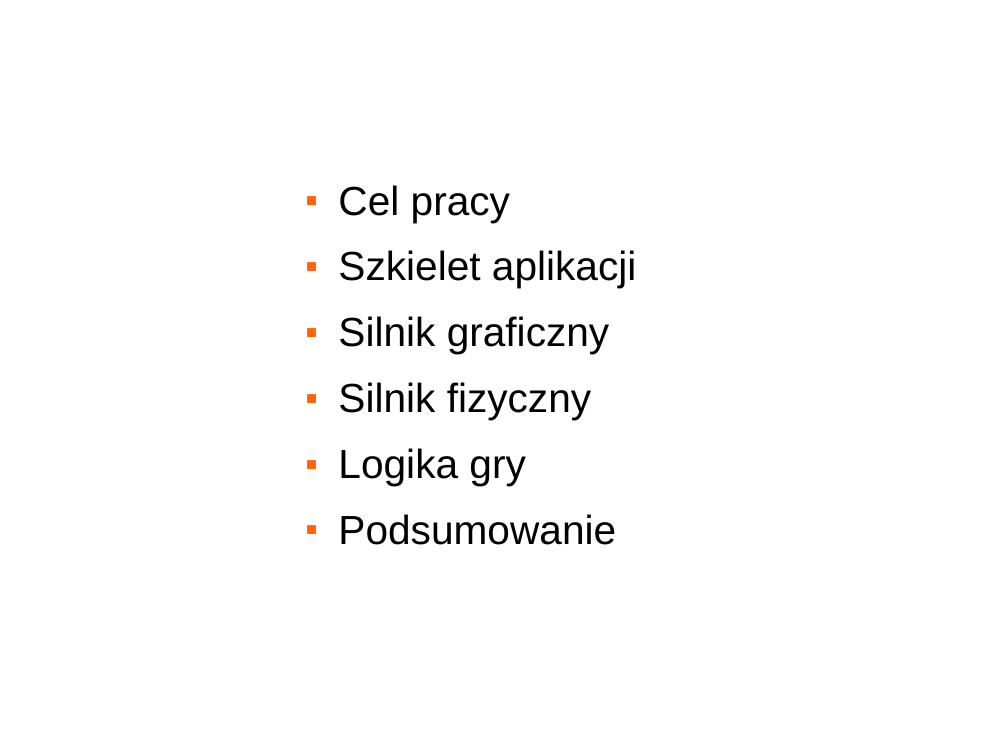
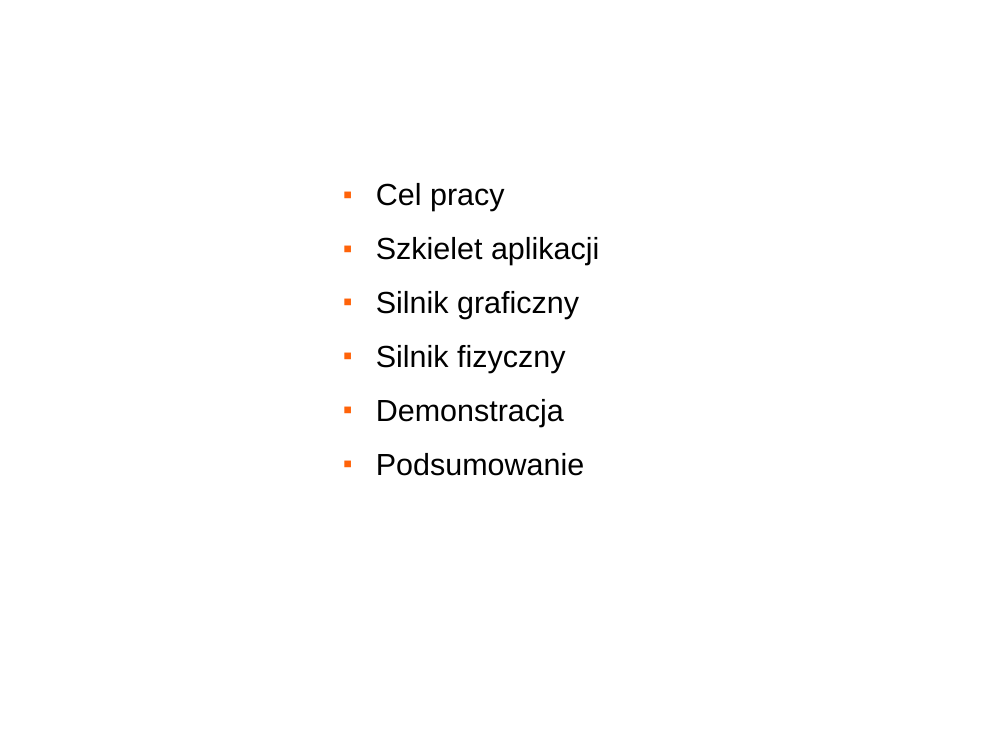
Before and after one commit to changtailiang/fighter3d-googlecode, a slide deck: slide 2 of Doc/obrona.odp. Drawn at 1008x756 pixels with LibreOffice and Linux fonts; fonts in the diff are those of the drawing; background and template pictures are left out. Boxes give left, top, right and bottom in pixels: in the first picture for what was removed or moved away, otherwise in the second. Text is boxed around its words. In the diff, an @@ line names an element or a change of style, - is before the commit and + after.

```diff
--- a/Doc/obrona.odp
+++ b/Doc/obrona.odp
@@ text "Cel pracy": place and size @@
-text "Cel pracy" at [338, 185, 637, 545]
+text "Cel pracy" at [376, 183, 599, 476]
@@ text at [376, 183, 599, 476]: size 32 to 24 pt in "Cel pracy", "Szkielet aplikacji", "Silnik graficzny", "Silnik fizyczny" and 1 more places @@
@@ text at [376, 399, 564, 427]: text changed; size 32 to 24 pt @@
-■ Logika gry
+■ Demonstracja
```
Also in this commit, not shown: 16 other slides changed, 1 slide removed, 14 other files.
